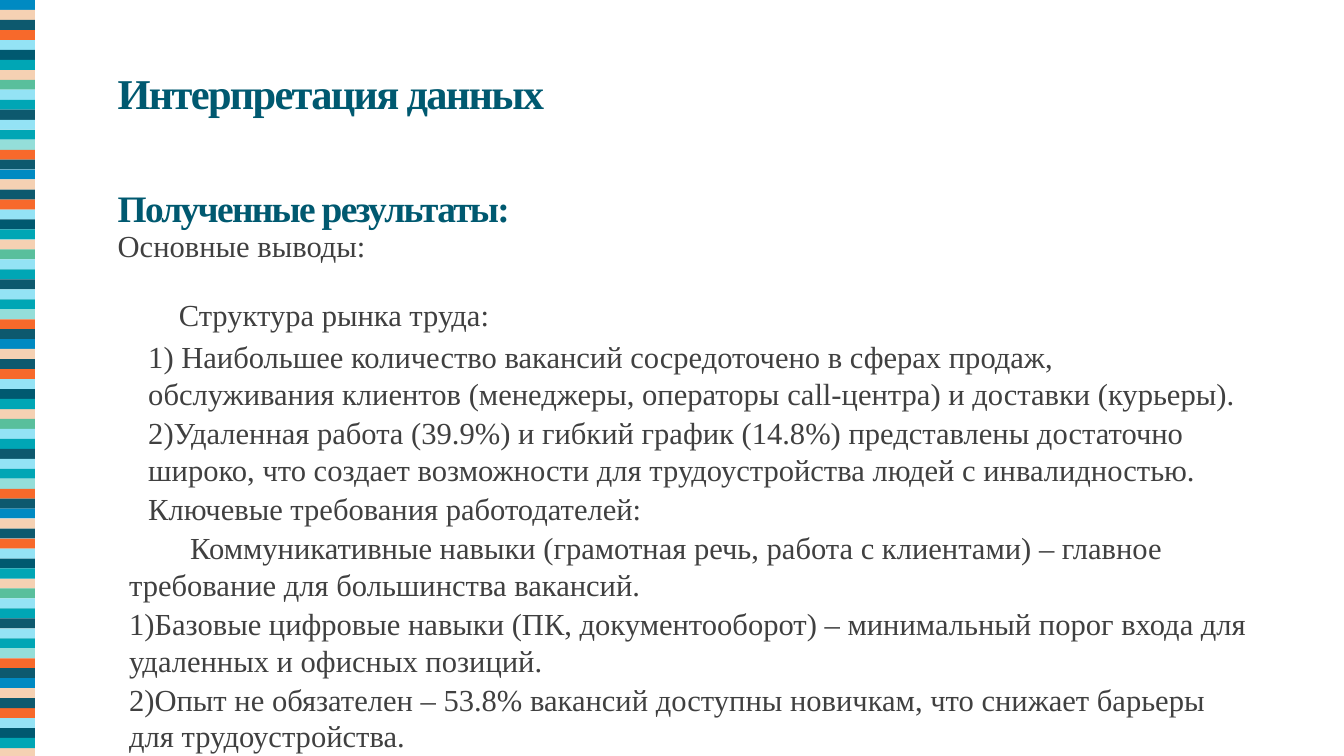
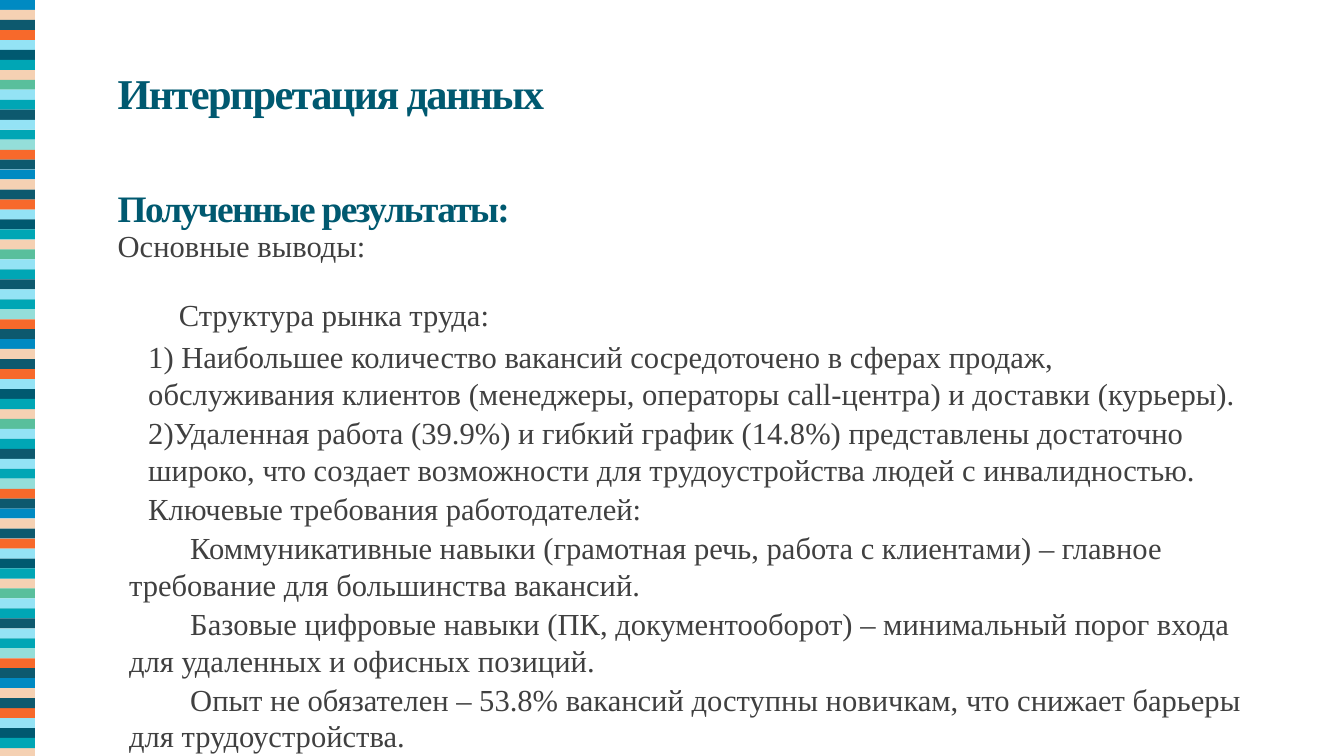
Before and after one commit to Shinnn2374/FinalTaskTGU, a slide deck: slide 11 of finalTasjk/Борисов.pptx. Drawn at 1344x756 pixels with LibreOffice and Linux fonts; fonts in the diff are those of the drawing. Boxes give left, top, right and bottom in pixels: in the first picture for what was removed or moved away, otherwise in the second. Text is boxed around its words. In the diff, an @@ line names an element or a change of style, - is before the commit and + after.

```diff
--- a/finalTasjk/Борисов.pptx
+++ b/finalTasjk/Борисов.pptx
@@ text at [129,613,1241,754]: text changed @@
-  1)Базовые цифровые навыки (ПК, документооборот) – минимальный порог входа для удаленных и офисных позиций.
-  2)Опыт не обязателен – 53.8% вакансий доступны новичкам, что снижает барьеры для трудоустройства.
+  Базовые цифровые навыки (ПК, документооборот) – минимальный порог входа для удаленных и офисных позиций.
+  Опыт не обязателен – 53.8% вакансий доступны новичкам, что снижает барьеры для трудоустройства.
```
Also in this commit, not shown: 2 other slides changed, 1 other file.
